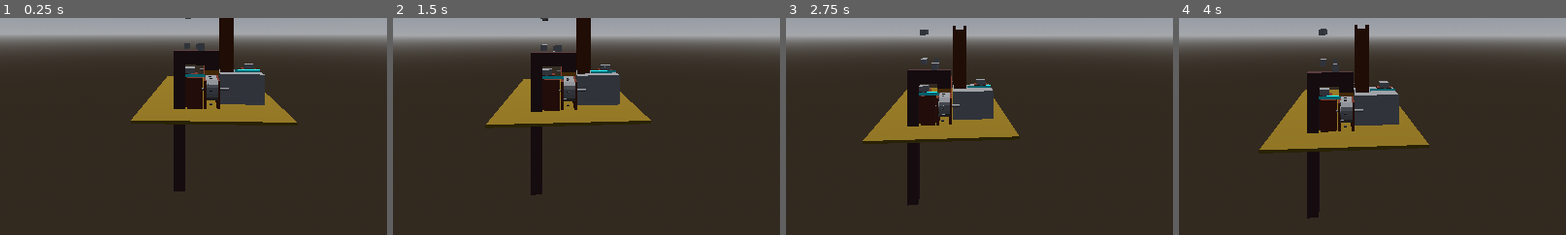
Above: before the commit, frames 1-4 (left to right).
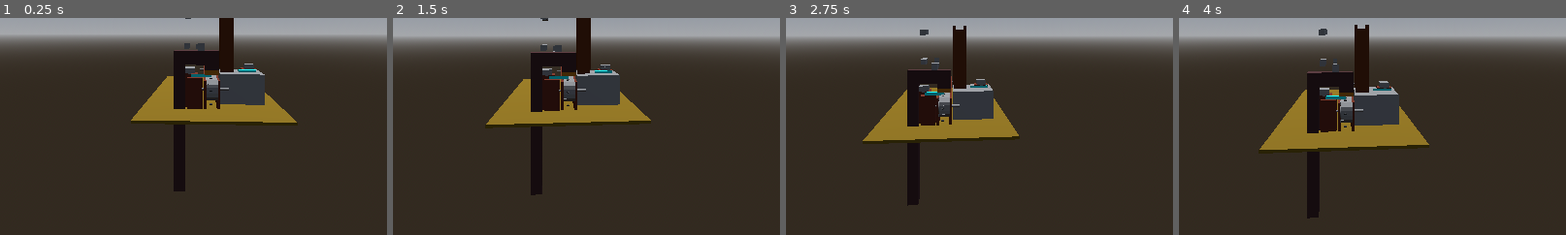
Above: after the commit, the same moments.

Repository: Garcia-IGC/maquina-de-turing
Game: Godot game, scene res://src/escenas/mapa.tscn
Two runs of this game, one before a commit and one after it. Both use one fixed random seed, a clock stepped at 60 frames per second and the inputs below.
Inputs (mouse positions are % of the whole screen's width and height, from its top left):
- Up to frame 1 (0.25 s): no input
- Up to frame 2 (1.5 s): tap Enter at 0.5 s; move the mouse to (55, 50) at 0.52 s; hold W 0.53-1.28 s; tap Alt at 0.6 s; click (55, 50) at 0.67 s; move the mouse to (30, 55) at 1.27 s; hold S from 1.28 s (still down); tap Shift at 1.35 s; click (30, 55) at 1.42 s
- Up to frame 3 (2.75 s): tap Space at 2 s; move the mouse to (60, 28) at 2.02 s; release S at 2.03 s; hold D from 2.03 s (still down); hold E from 2.03 s (still down); click (60, 28) at 2.17 s
- Up to frame 4 (4 s): move the mouse to (45, 70) at 2.77 s; release D at 2.78 s; release E at 2.78 s; hold W 2.78-3.53 s; tap Q at 2.85 s; click (45, 70) at 2.92 s; move the mouse to (80, 65) at 3.52 s; hold A from 3.53 s (still down); tap Alt at 3.6 s; click (80, 65) at 3.67 s
The pictures show only the part of the screen within x 25-75%, y 46-96%; the shares and areas given below are measured in that part.

The runs differ from the first frame. In frame 1, less than 0.1% of the frame differs, in the area x 47-68%, y 23-28%; in frame 2, less than 0.1%, in the area x 38-58%, y 24-29%; in frame 3, less than 0.1%; in frame 4, less than 0.1%.

Commit message:
dimensiones

Diff:
--- a/src/escenas/arduino.gd
+++ b/src/escenas/arduino.gd
@@ -1,7 +1,6 @@
 extends StaticBody3D
 
 @onready var empujador_borrar = get_node("../Empujador")
-@onready var empujador_blanco = get_node("../Empujador2")
 @onready var empujador_rojo = get_node("../Empujador3")
 @onready var cinta = get_node("../Cinta2")
 @onready var lector = get_node("../Lector")
@@ -33,8 +32,8 @@
 	"nada": 2
 }
 
-var matriz_activa = null   # matriz seleccionada en inicio
-var estados_halt: Array = []   # lista de estados de HALT según matriz seleccionada
+var matriz_activa = null
+var estados_halt: Array = []
 
 # --------------------------------------------------------------
 # INICIO CON CLICK
@@ -48,11 +47,9 @@
 		matriz_activa = null
 		estados_halt.clear()
 
-		# 1) LEER PRIMER COLOR
 		var primer_color: String = await lector_leer_color()
 		print("Primer color detectado:", primer_color)
 
-		# 2) ELEGIR MATRIZ SEGÚN COLOR
 		if primer_color == "rojo":
 			matriz_activa = matriz_de_suma
 			estados_halt = [3, 4]
@@ -65,16 +62,11 @@
 			print("❌ Primer color inválido o 'nada' → HALT")
 			return
 
-		# 3) SALTAR DOS CELDAS A LA DERECHA
-		print("⏭ Saltando dos espacios antes de empezar...")
 		await mover_cabezal("R")
 		await mover_cabezal("R")
 
-		# 4) EMPIEZA EL PROCESO NORMAL
 		await ejecutar_maquina()
 
-# --------------------------------------------------------------
-# BUCLE PRINCIPAL
 # --------------------------------------------------------------
 func ejecutar_maquina():
 	if matriz_activa == null:
@@ -82,7 +74,6 @@
 		return
 
 	while true:
-		# condición dinámica de HALT
 		if estado_actual in estados_halt:
 			break
 
@@ -118,10 +109,11 @@
 		if color == "" or color == null:
 			return "nada"
 		return color
+
 	return "nada"
 
 # --------------------------------------------------------------
-# Escritura
+# Escritura (CORREGIDA)
 # --------------------------------------------------------------
 func escribir_en_cinta(simbolo: String, color_actual: String):
 	if simbolo == color_actual:
@@ -132,41 +124,32 @@
 		await get_tree().create_timer(0.3).timeout
 		return
 
-	# Borrar antes de escribir
-	await mover_empujador(empujador_borrar)
-	await get_tree().create_timer(0.3).timeout
+	# Si simbolo == "blanco", NO hacemos nada porque ya estaba blanco.
 
-	# Mover una celda a la izquierda para escribir
-	await mover_cabezal("L")
-	await get_tree().create_timer(0.3).timeout
+	if simbolo == "rojo":
+		# borrar antes de escribir rojo
+		await mover_empujador(empujador_borrar)
+		await get_tree().create_timer(0.3).timeout
 
-	# Escribir (activar empujador correspondiente)
-	match simbolo:
-		"blanco":
-			await mover_empujador(empujador_blanco)
-		"rojo":
-			await mover_empujador(empujador_rojo)
+		# mover a la izquierda para escribir
+		await mover_cabezal("L")
 
-	await get_tree().create_timer(0.3).timeout
+		await mover_empujador(empujador_rojo)
+		await get_tree().create_timer(0.3).timeout
 
-	# Volver: mover una celda a la derecha (dejamos al final del proceso que avance si debe)
-	await mover_cabezal("R")
+		# volver al centro
+		await mover_cabezal("R")
 
 # --------------------------------------------------------------
 # Empujador
 # --------------------------------------------------------------
 func mover_empujador(empujador: Node3D):
-	# asume que empujador tiene método move_once() definido por ti
 	if empujador == null:
 		return
 
 	empujador.move_once()
 	await get_tree().create_timer(1.5).timeout
-	empujador.move_once()
-	await get_tree().create_timer(1.5).timeout
 
-# --------------------------------------------------------------
-# Movimiento de cinta / cabezal
 # --------------------------------------------------------------
 func mover_cabezal(direccion: String):
 	match direccion:
@@ -174,14 +157,10 @@
 			await mover_cinta_temporal(1)
 		"L":
 			await mover_cinta_temporal(-1)
-		_:
-			return
 
 func mover_cinta_temporal(sentido: int):
 	var velocidad = velocidad_cinta * sentido
 	cinta.belt_speed = velocidad
-	print("▶️ Moviendo cinta:", velocidad)
 	await get_tree().create_timer(tiempo_mov_cinta).timeout
 	cinta.belt_speed = 0
-	print("⏹️ Cinta detenida")
 	await get_tree().create_timer(1.5).timeout
--- a/src/escenas/empujador.tscn
+++ b/src/escenas/empujador.tscn
@@ -3,17 +3,17 @@
 [ext_resource type="Script" uid="uid://bqpkod5oaj8gv" path="res://static_body_3d.gd" id="1_jwr5u"]
 
 [sub_resource type="BoxShape3D" id="BoxShape3D_tb8mt"]
-size = Vector3(1, 0.05, 0.05)
+size = Vector3(0.7, 0.05, 0.05)
 
 [sub_resource type="StandardMaterial3D" id="StandardMaterial3D_jwr5u"]
 albedo_color = Color(0, 1, 1, 1)
 
 [sub_resource type="BoxMesh" id="BoxMesh_q3uu8"]
 material = SubResource("StandardMaterial3D_jwr5u")
-size = Vector3(1, 0.1, 0.1)
+size = Vector3(0.7, 0.1, 0.1)
 
 [sub_resource type="BoxShape3D" id="BoxShape3D_jwr5u"]
-size = Vector3(1, 0.05, 0.05)
+size = Vector3(0.7, 0.05, 0.05)
 
 [node name="Empujador" type="StaticBody3D"]
 collision_layer = 3
--- a/src/escenas/mapa.tscn
+++ b/src/escenas/mapa.tscn
@@ -97,7 +97,7 @@
 transform = Transform3D(1, 0, 0, 0, -4.371139e-08, 1, 0, -1, -4.371139e-08, 0, 1.4606836, 0)
 
 [node name="Empujador" parent="." instance=ExtResource("11_u3t0g")]
-transform = Transform3D(1, 0, 0, 0, 1, 0, 0, 0, 1, 0.69997096, 0.1685332, 2.740303)
+transform = Transform3D(1, 0, 0, 0, 1, 0, 0, 0, 1, 0.37241364, 0.1685332, 2.740303)
 distance_meters = 0.605
 speed = 1.0
 direction = Vector3(-1, 0, 0)
